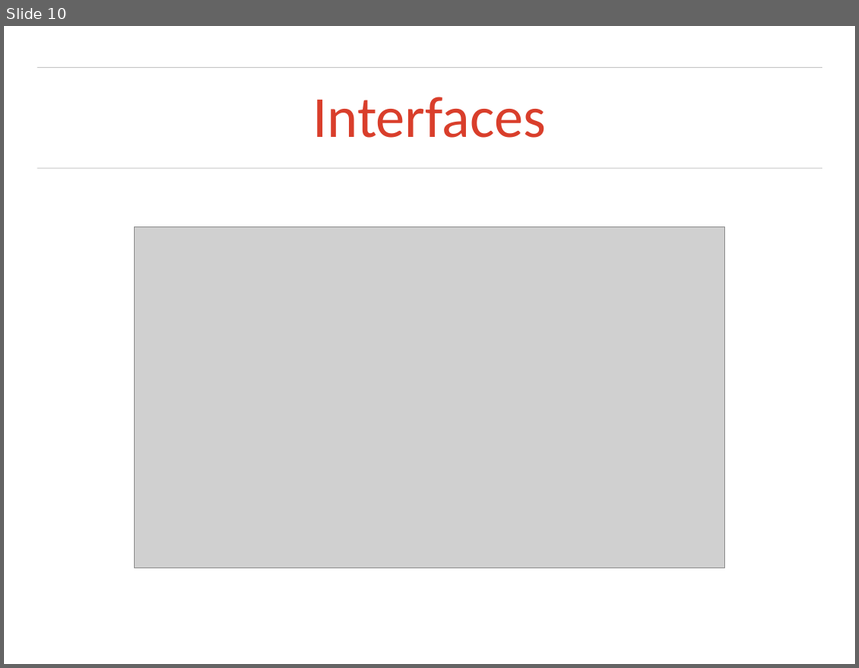
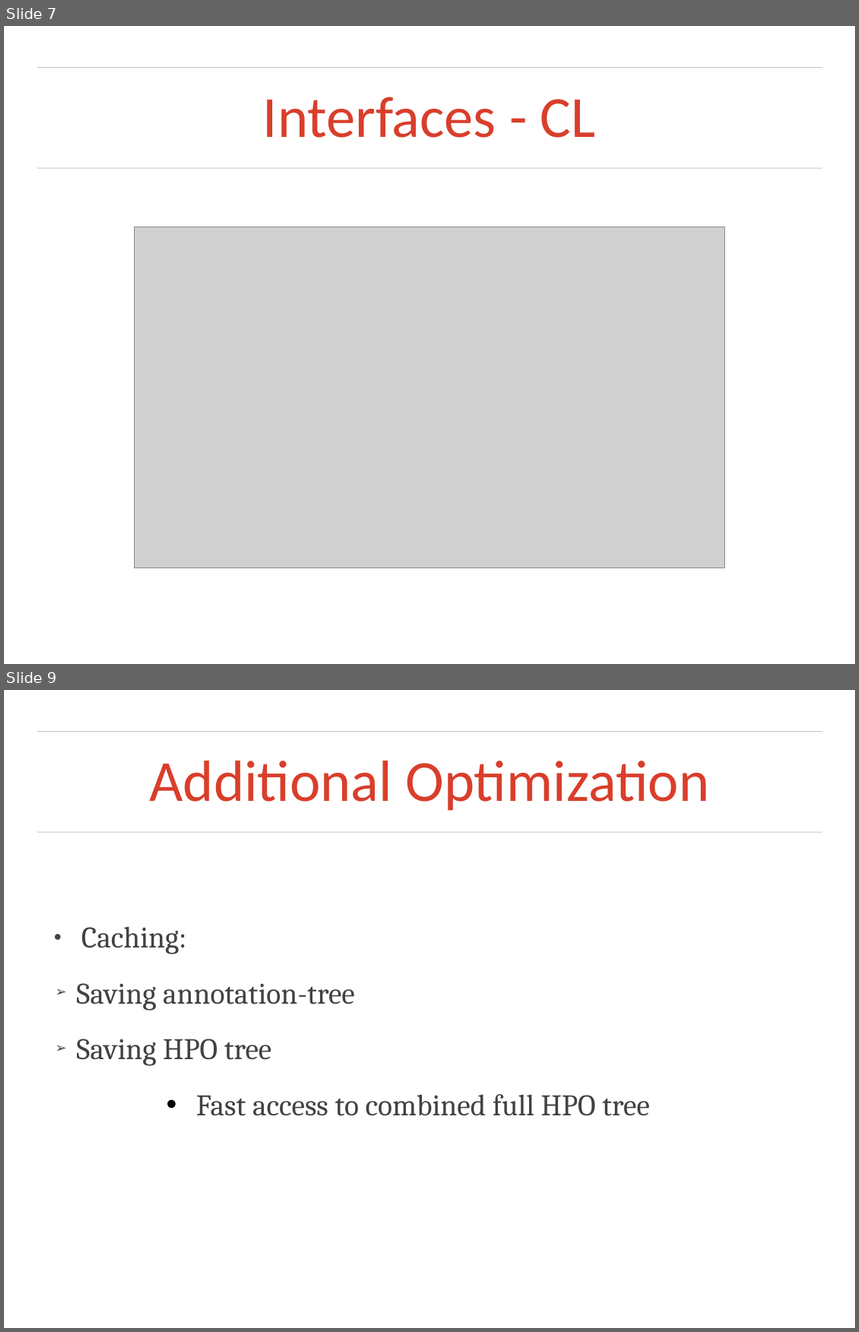
Before and after one commit to otarabai/pp2ex, a slide deck: presentations/2014.01.23/final_presentation.ppt. Shown one above the other, each under a label of ours: slide 10 before the commit, slides 7 and 9 after it; the slides between them are not shown. The pictures are 859x668 and 859x1332 pixels, drawn with LibreOffice and Linux fonts; fonts in the diff are those of the drawing; grey boxes stand for pictures; background and template pictures are left out. Boxes give left, top, right and bottom in pixels: in the first picture for what was removed or moved away, otherwise in the second. Text is boxed around its words. In the diff, an @@ line names an element or a change of style, - is before the commit and + after.

```diff
--- a/presentations/2014.01.23/final_presentation.ppt
+++ b/presentations/2014.01.23/final_presentation.ppt
@@ slide 9 added at <box>4,690,855,1328</box>, background picture (left out); not listed: 2 template elements that a slide beside it also shows @@
@@ title added at <box>150,761,709,811</box>, 70 pt, text #D93E2B @@
+Additional Optimization
@@ text added at <box>76,926,650,1116</box>, 36 pt, text #414141 @@
+● Caching:
+  ➢ Saving annotation-tree
+  ➢ Saving HPO tree
+    • Fast access to combined full HPO tree
@@ what was slide 10 is now slide 7 @@
@@ slide 7 changed as well @@
@@ title at <box>263,97,596,138</box>: text changed @@
-Interfaces
+Interfaces - CL
```
Also in this commit, not shown: 5 other slides changed, 6 other slides added, 9 slides removed, 6 other files.
